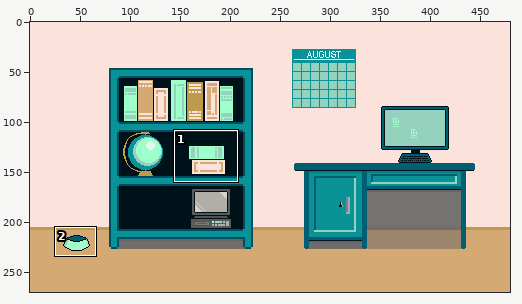
Two versions of one pixel-art file, Aseprite/study_room.aseprite. The picture above shows the old version from afar; the outline marks the close-up.
Close-up. Before the commit:
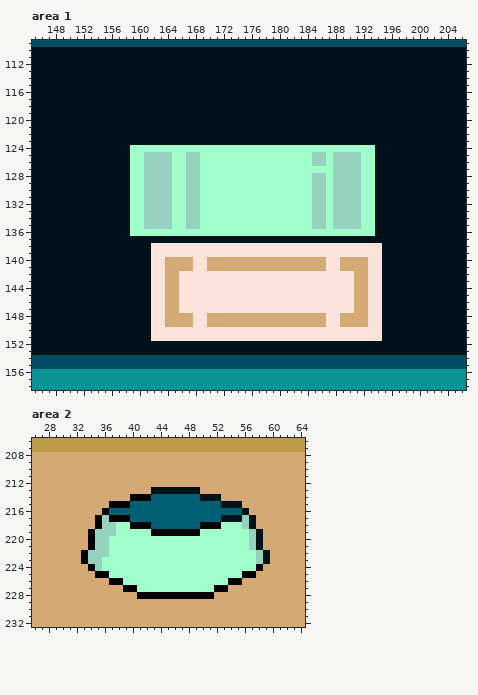
480x270 pixels, 1 frame. Colours within 5 levels of each other are drawn and written as one. Shown: area 1: x 145..206, y 109..158; area 2: x 26..64, y 206..232.
Now the later version:
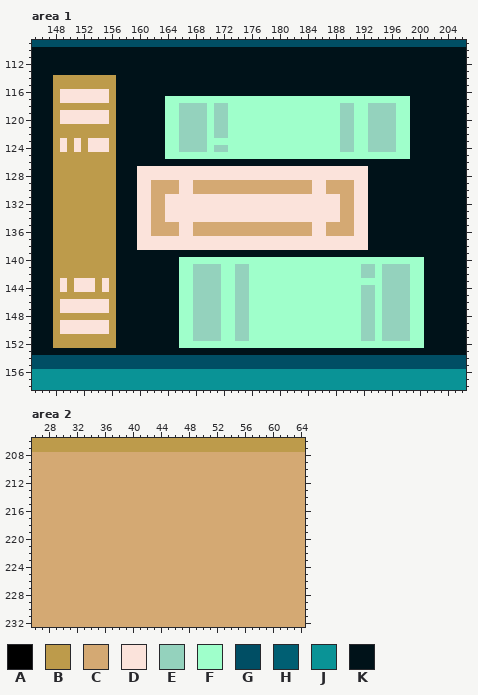
Palette (. is transparent): A #000000  B #bd9b4b  C #d4a973  D #fbe3db  E #94d2bd  F #9fffcb  G #004e64  H #005f73  J #0a9396  K #001219
Diff:
Area 1, layer "Objects":
y 114..115: x 148..156 KKKKKKKKK -> BBBBBBBBB
y 116: x 148..156 KKKKKKKKK -> BDDDDDDDB
y 117: x 148..156 KKKKKKKKK -> BDDDDDDDB; x 164..198 KKKKKKKKKKKKKKKKKKKKKKKKKKKKKKKKKKK -> FFFFFFFFFFFFFFFFFFFFFFFFFFFFFFFFFFF
y 118: x 148..156 KKKKKKKKK -> BBBBBBBBB; x 164..198 KKKKKKKKKKKKKKKKKKKKKKKKKKKKKKKKKKK -> FFEEEEFEEFFFFFFFFFFFFFFFFEEFFEEEEFF
y 119..120: x 148..156 KKKKKKKKK -> BDDDDDDDB; x 164..198 KKKKKKKKKKKKKKKKKKKKKKKKKKKKKKKKKKK -> FFEEEEFEEFFFFFFFFFFFFFFFFEEFFEEEEFF
y 121..122: x 148..156 KKKKKKKKK -> BBBBBBBBB; x 164..198 KKKKKKKKKKKKKKKKKKKKKKKKKKKKKKKKKKK -> FFEEEEFEEFFFFFFFFFFFFFFFFEEFFEEEEFF
y 123: x 148..156 KKKKKKKKK -> BDBDBDDDB; x 164..198 KKKKKKKKKKKKKKKKKKKKKKKKKKKKKKKKKKK -> FFEEEEFFFFFFFFFFFFFFFFFFFEEFFEEEEFF
y 124: x 148..156 KKKKKKKKK -> BDBDBDDDB; x 159..163 FFFFF -> KKKKK; x 166..169 FFFF -> EEEE; x 171..172 FF -> EE; x 189..190 FF -> EE; x 193..198 FKKKKK -> EEEEFF
y 125: x 148..156 KKKKKKKKK -> BBBBBBBBB; x 159..164 FFEEEE -> KKKKKF; x 167..168 EE -> FF; x 185..186 EE -> FF; x 188..191 EEEE -> FFFF; x 194..198 KKKKK -> FFFFF
y 126: x 148..156 KKKKKKKKK -> BBBBBBBBB; x 159..193 FFEEEEFFEEFFFFFFFFFFFFFFFFEEFEEEEFF -> KKKKKKKKKKKKKKKKKKKKKKKKKKKKKKKKKKK
y 127: x 148..156 KKKKKKKKK -> BBBBBBBBB; x 159..193 FFEEEEFFEEFFFFFFFFFFFFFFFFFFFEEEEFF -> KDDDDDDDDDDDDDDDDDDDDDDDDDDDDDDDDDK
y 128: x 148..156 KKKKKKKKK -> BBBBBBBBB; x 159..193 FFEEEEFFEEFFFFFFFFFFFFFFFFEEFEEEEFF -> KDDDDDDDDDDDDDDDDDDDDDDDDDDDDDDDDDK
y 129..130: x 148..156 KKKKKKKKK -> BBBBBBBBB; x 159..193 FFEEEEFFEEFFFFFFFFFFFFFFFFEEFEEEEFF -> KDDCCCCDDCCCCCCCCCCCCCCCCCDDCCCCDDK
y 131..134: x 148..156 KKKKKKKKK -> BBBBBBBBB; x 159..193 FFEEEEFFEEFFFFFFFFFFFFFFFFEEFEEEEFF -> KDDCCDDDDDDDDDDDDDDDDDDDDDDDDDCCDDK
y 135: x 148..156 KKKKKKKKK -> BBBBBBBBB; x 159..193 FFEEEEFFEEFFFFFFFFFFFFFFFFEEFEEEEFF -> KDDCCCCDDCCCCCCCCCCCCCCCCCDDCCCCDDK
y 136: x 148..156 KKKKKKKKK -> BBBBBBBBB; x 159..193 FFFFFFFFFFFFFFFFFFFFFFFFFFFFFFFFFFF -> KDDCCCCDDCCCCCCCCCCCCCCCCCDDCCCCDDK
y 137: x 148..156 KKKKKKKKK -> BBBBBBBBB; x 160..192 KKKKKKKKKKKKKKKKKKKKKKKKKKKKKKKKK -> DDDDDDDDDDDDDDDDDDDDDDDDDDDDDDDDD
y 138: x 148..156 KKKKKKKKK -> BBBBBBBBB; x 160..161 KK -> DD; x 193..194 DD -> KK
y 139: x 148..156 KKKKKKKKK -> BBBBBBBBB; x 162..194 DDDDDDDDDDDDDDDDDDDDDDDDDDDDDDDDD -> KKKKKKKKKKKKKKKKKKKKKKKKKKKKKKKKK
y 140: x 148..156 KKKKKKKKK -> BBBBBBBBB; x 162..200 DDCCCCDDCCCCCCCCCCCCCCCCCDDCCCCDDKKKKKK -> KKKKFFFFFFFFFFFFFFFFFFFFFFFFFFFFFFFFFFF
y 141: x 148..156 KKKKKKKKK -> BBBBBBBBB; x 162..200 DDCCCCDDCCCCCCCCCCCCCCCCCDDCCCCDDKKKKKK -> KKKKFFEEEEFFEEFFFFFFFFFFFFFFFFEEFEEEEFF
y 142: x 148..156 KKKKKKKKK -> BBBBBBBBB; x 162..200 DDCCDDDDDDDDDDDDDDDDDDDDDDDDDCCDDKKKKKK -> KKKKFFEEEEFFEEFFFFFFFFFFFFFFFFEEFEEEEFF
y 143: x 148..156 KKKKKKKKK -> BDBDDDBDB; x 162..200 DDCCDDDDDDDDDDDDDDDDDDDDDDDDDCCDDKKKKKK -> KKKKFFEEEEFFEEFFFFFFFFFFFFFFFFFFFEEEEFF
y 144: x 148..156 KKKKKKKKK -> BDBDDDBDB; x 162..200 DDCCDDDDDDDDDDDDDDDDDDDDDDDDDCCDDKKKKKK -> KKKKFFEEEEFFEEFFFFFFFFFFFFFFFFEEFEEEEFF
y 145: x 148..156 KKKKKKKKK -> BBBBBBBBB; x 162..200 DDCCDDDDDDDDDDDDDDDDDDDDDDDDDCCDDKKKKKK -> KKKKFFEEEEFFEEFFFFFFFFFFFFFFFFEEFEEEEFF
y 146..147: x 148..156 KKKKKKKKK -> BDDDDDDDB; x 162..200 DDCCDDDDDDDDDDDDDDDDDDDDDDDDDCCDDKKKKKK -> KKKKFFEEEEFFEEFFFFFFFFFFFFFFFFEEFEEEEFF
y 148: x 148..156 KKKKKKKKK -> BBBBBBBBB; x 162..200 DDCCCCDDCCCCCCCCCCCCCCCCCDDCCCCDDKKKKKK -> KKKKFFEEEEFFEEFFFFFFFFFFFFFFFFEEFEEEEFF
y 149: x 148..156 KKKKKKKKK -> BDDDDDDDB; x 162..200 DDCCCCDDCCCCCCCCCCCCCCCCCDDCCCCDDKKKKKK -> KKKKFFEEEEFFEEFFFFFFFFFFFFFFFFEEFEEEEFF
y 150: x 148..156 KKKKKKKKK -> BDDDDDDDB; x 162..200 DDDDDDDDDDDDDDDDDDDDDDDDDDDDDDDDDKKKKKK -> KKKKFFEEEEFFEEFFFFFFFFFFFFFFFFEEFEEEEFF
y 151: x 148..156 KKKKKKKKK -> BBBBBBBBB; x 162..200 DDDDDDDDDDDDDDDDDDDDDDDDDDDDDDDDDKKKKKK -> KKKKFFEEEEFFEEFFFFFFFFFFFFFFFFEEFEEEEFF
y 152: x 148..156 KKKKKKKKK -> BBBBBBBBB; x 166..200 KKKKKKKKKKKKKKKKKKKKKKKKKKKKKKKKKKK -> FFFFFFFFFFFFFFFFFFFFFFFFFFFFFFFFFFF
Area 2, layer "Furniture":
y 213: x 43..49 KKKKKKK -> CCCCCCC
y 214: x 40..52 AAAHHHHHHHKKK -> CCCCCCCCCCCCC
y 215: x 37..55 AAAHHHHHHHHHHHHHKKK -> CCCCCCCCCCCCCCCCCCC
y 216: x 36..56 AHHHHHHHHHHHHHHHHHHHK -> CCCCCCCCCCCCCCCCCCCCC
y 217: x 35..57 AEAAAHHHHHHHHHHHHHKKKEK -> CCCCCCCCCCCCCCCCCCCCCCC
y 218: x 35..57 AEEFFAAAHHHHHHHAAAFFFEK -> CCCCCCCCCCCCCCCCCCCCCCC
y 219: x 34..58 AEEEFFFFFAAAAAAAFFFFFFFEK -> CCCCCCCCCCCCCCCCCCCCCCCCC
y 220..221: x 34..58 AEEFFFFFFFFFFFFFFFFFFFFEK -> CCCCCCCCCCCCCCCCCCCCCCCCC
y 222: x 33..59 AEEEFFFFFFFFFFFFFFFFFFFFFEK -> CCCCCCCCCCCCCCCCCCCCCCCCCCC
y 223: x 33..59 AEEFFFFFFFFFFFFFFFFFFFFFFEK -> CCCCCCCCCCCCCCCCCCCCCCCCCCC
y 224: x 34..58 AEFFFFFFFFFFFFFFFFFFFFFFA -> CCCCCCCCCCCCCCCCCCCCCCCCC
y 225: x 35..57 AAFFFFFFFFFFFFFFFFFFFAA -> CCCCCCCCCCCCCCCCCCCCCCC
y 226: x 37..55 AAFFFFFFFFFFFFFFFAA -> CCCCCCCCCCCCCCCCCCC
y 227: x 39..53 AAFFFFFFFFFFFAA -> CCCCCCCCCCCCCCC
y 228: x 41..51 AAAAAAAAAAA -> CCCCCCCCCCC
